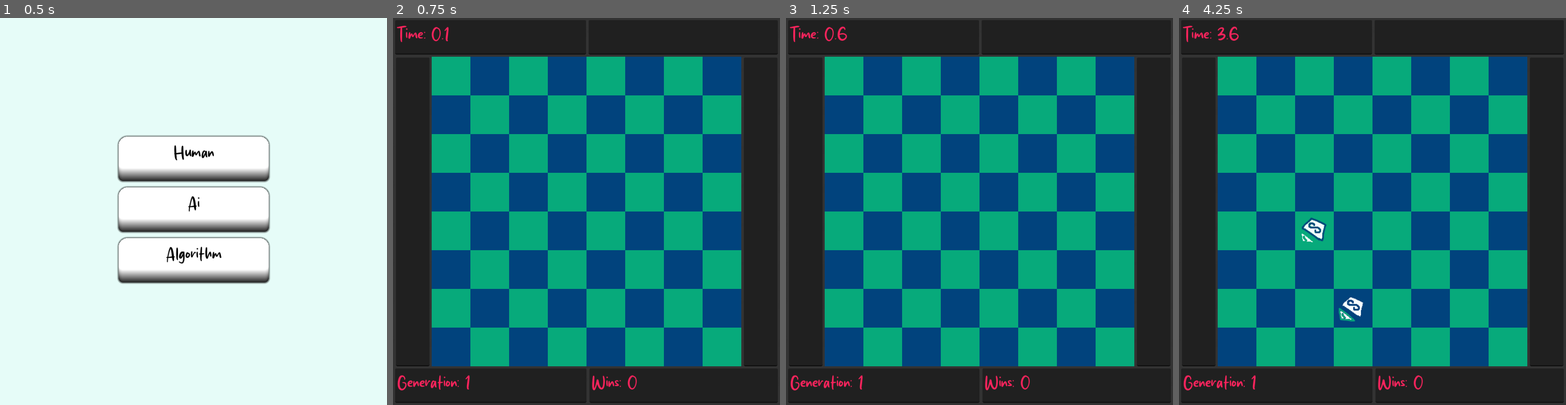
Above: before the commit, frames 1-4 (left to right).
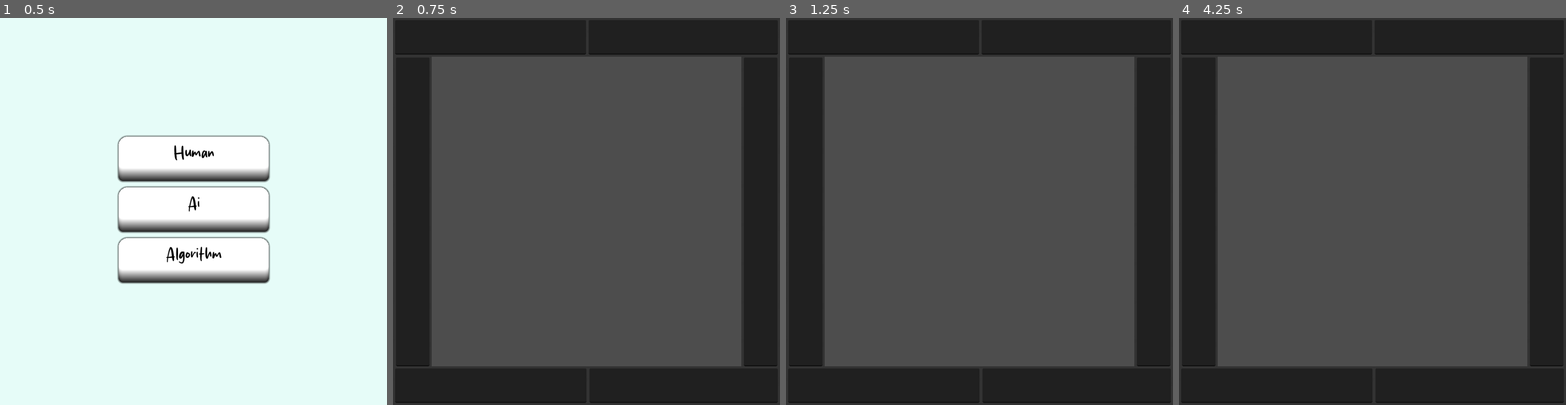
Above: after the commit, the same moments.

Repository: orbi8r/godot-minesweeper
Game: Godot game, scene res://Scenes/menu.tscn
The game is run twice, just before and just after one commit, with the same random seed, the same clock (stepped at 60 frames per second) and the same inputs.
Inputs (mouse positions are in pixels of both pictures, inside the frame that each line leads up to):
- Up to frame 1 (0.5 s): no input
- Up to frame 2 (0.75 s): click "Ai" at 0.5 s
- Up to frame 3 (1.25 s): no input
- Up to frame 4 (4.25 s): tap Enter at 1.25, 3.5 s; move the mouse to (1457, 192) at 1.27 s; click (1457, 192) at 1.35 s; tap Space at 2 s; move the mouse to (1295, 230) at 2.02 s; right-click (1295, 230) at 2.1 s; move the mouse to (1411, 126) at 2.77 s; click (1411, 126) at 2.85 s; move the mouse to (1353, 288) at 3.52 s; right-click (1353, 288) at 3.6 s

Frame 1 is identical in both runs. In frame 2, 65% of the frame differs, in the area x 1-90%, y 2-97%; in frame 3, 65%; in frame 4, 65%.

Commit message:
auto update variables for py connection

Diff:
--- a/Scenes/ai_game.tscn
+++ b/Scenes/ai_game.tscn
@@ -9,6 +9,7 @@
 [ext_resource type="Script" path="res://Scripts/hover_tiles.gd" id="7_ejo5c"]
 [ext_resource type="Theme" uid="uid://c1d1aaq4v3yrp" path="res://Assets/Theme.tres" id="8_we37w"]
 [ext_resource type="Script" path="res://Scripts/minesweeper_tileset.gd" id="9_k226x"]
+[ext_resource type="Script" path="res://Scripts/ai_controller_2d.gd" id="10_viq85"]
 
 [sub_resource type="TileSetAtlasSource" id="TileSetAtlasSource_palqs"]
 texture = ExtResource("2_ku7un")
@@ -137,3 +138,7 @@
 unique_name_in_owner = true
 script = ExtResource("9_k226x")
 MINE_COUNT = 10
+
+[node name="ai_controller" type="Node" parent="ReferenceScripts"]
+unique_name_in_owner = true
+script = ExtResource("10_viq85")
--- a/Scripts/ai_controller_2d.gd
+++ b/Scripts/ai_controller_2d.gd
@@ -1,11 +1,19 @@
-extends Node2D
+extends Node
 
 var udp_socket := PacketPeerUDP.new()
 var port := 4242
-var array := [1, 2, 3, 4, 5]
-var initial_message_received := false
 var python_ip = ""
 var python_port = 0
+var initial_message_received := false
+
+@onready var ai_game: Node2D = $"../.."
+@onready var ai_controller: Node = $"."
+
+@export var array = []
+func set_array(value):
+	array = value
+	send_array()
+
 
 func _ready() -> void:
 	# Bind the UDP socket to the port
@@ -14,8 +22,14 @@
 		print("Failed to bind UDP socket to port ", port)
 	else:
 		print("UDP socket listening on port ", port)
+	# Set process modes
+	ai_game.process_mode = Node.ProcessMode.PROCESS_MODE_INHERIT  # ai_game will inherit process mode
+	self.process_mode = Node.ProcessMode.PROCESS_MODE_ALWAYS    # ai_controller will always process
+	# Pause the scene tree
+	get_tree().paused = true
 
 func _process(_delta):
+	# This will continue running even when the scene tree is paused
 	# Check if there's any incoming data
 	while udp_socket.get_available_packet_count() > 0:
 		var packet = udp_socket.get_packet()
@@ -29,14 +43,24 @@
 				python_ip = udp_socket.get_packet_ip()
 				python_port = udp_socket.get_packet_port()
 				print("Initial message received from ", python_ip, ":", python_port)
-				print("Sending array...")
-				send_array()
+				# Unpause the scene tree once the connection is established
+				get_tree().paused = false
 		else:
 			# Process the result from the Python script
 			print("Result from Python script: ", message)
+			# Handle the message as needed
 
 func send_array():
 	var message = str(array)
 	udp_socket.set_dest_address(python_ip, python_port)
 	udp_socket.put_packet(message.to_utf8_buffer())
 	print("Sent array: ", message)
+
+func _exit_tree():
+	send_close_message()
+
+func send_close_message():
+	var message = "close"
+	udp_socket.set_dest_address(python_ip, python_port)
+	udp_socket.put_packet(message.to_utf8_buffer())
+	print("Sent close message")
--- a/Scripts/ai_game.gd
+++ b/Scripts/ai_game.gd
@@ -10,7 +10,7 @@
 @onready var mines_left: TextEdit = $UI/MinesLeft
 @onready var wins: TextEdit = $UI/Wins
 @onready var generation: TextEdit = $UI/Generation
-@onready var ai_controller_2d: Node2D = $AIController2D
+@onready var ai_controller: Node = %ai_controller
 
 var previous_time_spent = -1.0
 var previous_mines_left = -1
@@ -25,6 +25,9 @@
 	]
 
 func _process(delta: float) -> void:
+	#test
+	ai_controller.set_array([1,2,3])
+
 	if Minesweeper.gamestatus == 1:
 		Minesweeper.gamestatus = 0
 		reset()
--- a/project.godot
+++ b/project.godot
@@ -13,10 +13,6 @@
 config/name="godot-minesweeper"
 run/main_scene="res://Scenes/menu.tscn"
 config/features=PackedStringArray("4.3", "Forward Plus")
-
-[autoload]
-
-AiController2d="*res://Scripts/ai_controller_2d.gd"
 
 [display]
 
Not shown: 1 places in Scenes/ai_game.tscn that only renumber resources
Not shown, changed: Python/test.py
